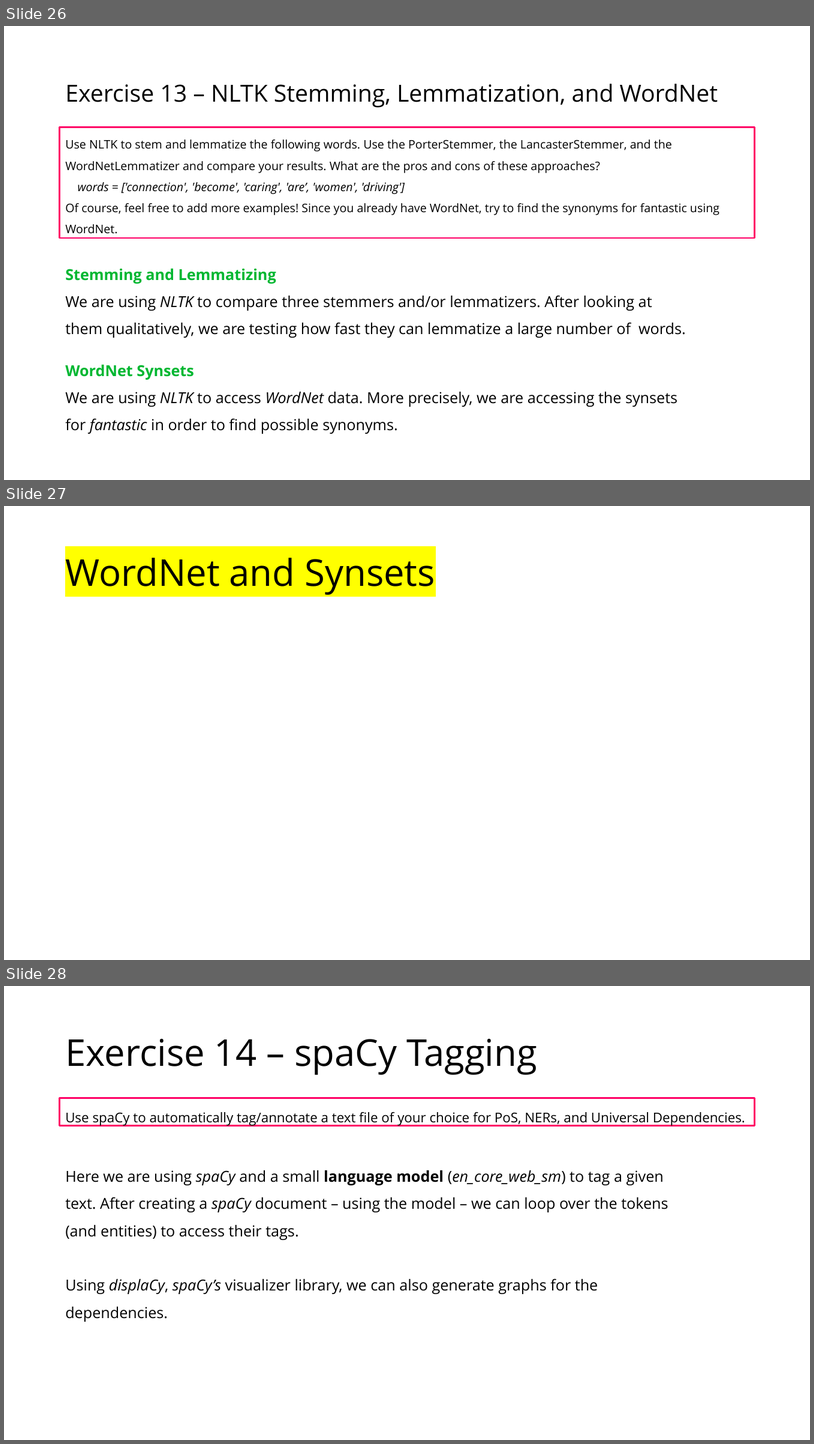
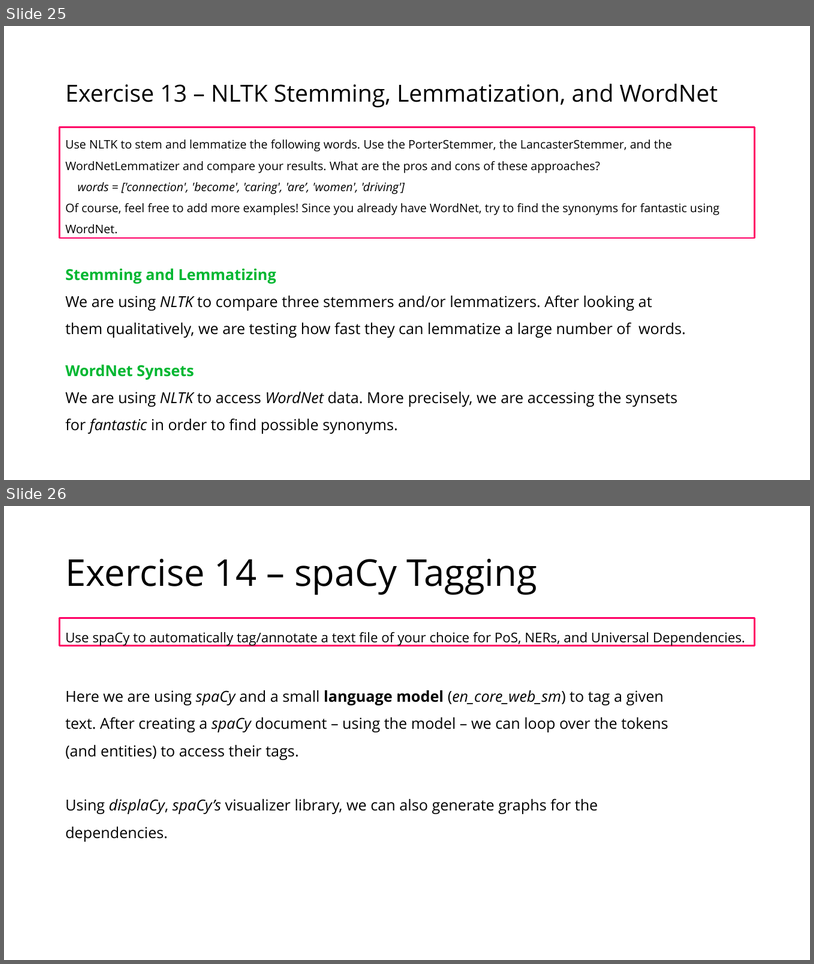
Before and after one commit to IngoKl/python-programming-for-linguists, a slide deck: 2021/slides/03 - Python for (Corpus) Linguists.pptx. Shown one above the other, each under a label of ours: slides 26, 27 and 28 before the commit, slides 25 and 26 after it. The pictures are 814x1444 and 814x964 pixels, drawn with LibreOffice and Linux fonts; fonts in the diff are those of the drawing. Boxes give left, top, right and bottom in pixels: in the first picture for what was removed or moved away, otherwise in the second. Text is boxed around its words. In the diff, an @@ line names an element or a change of style, - is before the commit and + after.

```diff
--- a/2021/slides/03 - Python for (Corpus) Linguists.pptx
+++ b/2021/slides/03 - Python for (Corpus) Linguists.pptx
@@ slide 27 removed at bbox=[4, 506, 810, 960], background #FFFFFF @@
@@ title removed at bbox=[65, 558, 435, 595] @@
-WordNet and Synsets
@@ what was slide 26 is now slide 25 @@
@@ what was slide 28 is now slide 26 @@
```
Also in this commit, not shown: 1 other slide removed, 18 other files.
